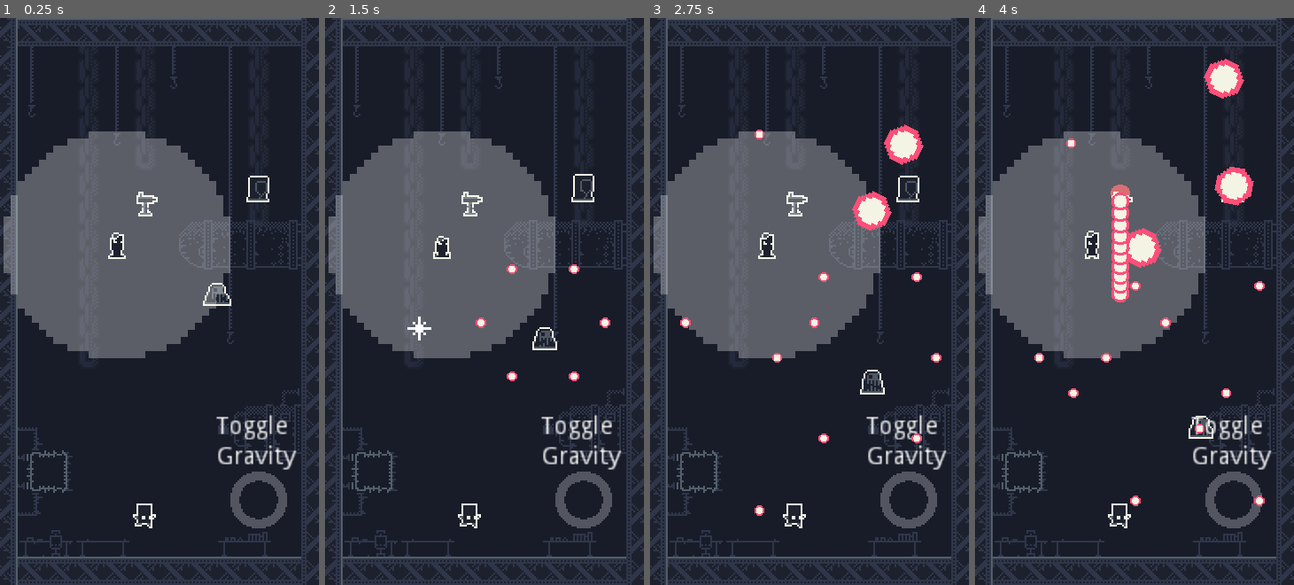
Above: before the commit, frames 1-4 (left to right).
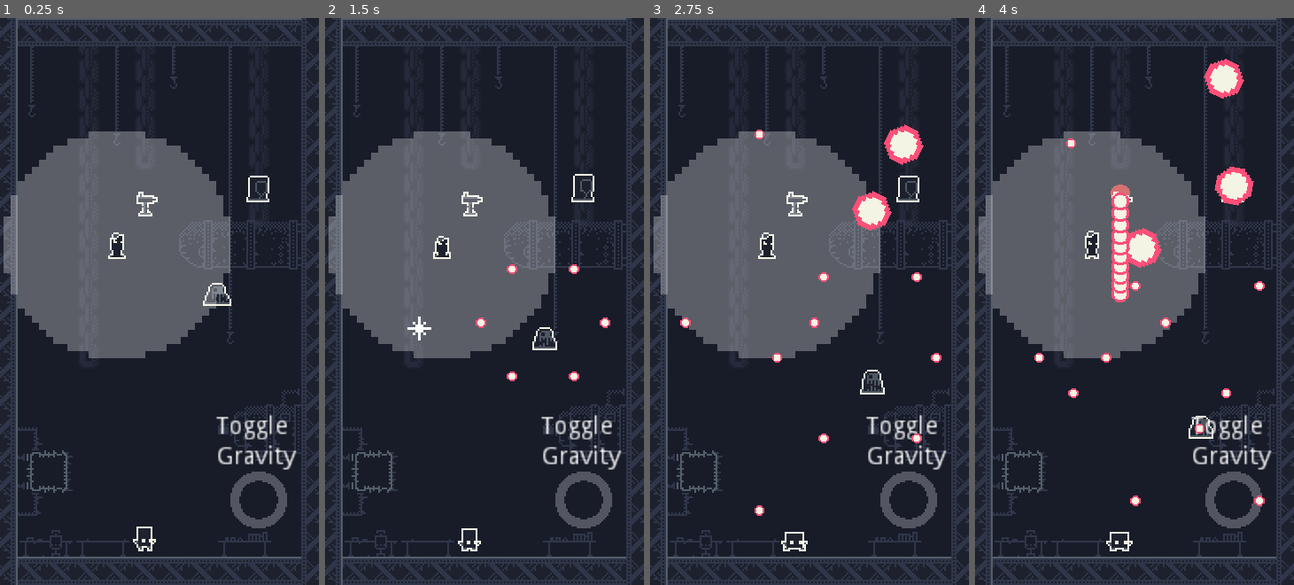
Above: after the commit, the same moments.

Repository: ARez2/BulletHellWeb
Game: Godot game, scene res://World.tscn
The game is run twice, just before and just after one commit, with the same random seed, the same clock (stepped at 60 frames per second) and the same inputs.
Inputs (mouse positions are in pixels of both pictures, inside the frame that each line leads up to):
- Up to frame 1 (0.25 s): no input
- Up to frame 2 (1.5 s): move the mouse to (554, 273) at 0.52 s; click (554, 273) at 0.67 s; move the mouse to (420, 329) at 1.27 s; click (420, 329) at 1.42 s
- Up to frame 3 (2.75 s): move the mouse to (841, 176) at 2.02 s; click (841, 176) at 2.17 s
- Up to frame 4 (4 s): move the mouse to (1118, 414) at 2.77 s; click (1118, 414) at 2.92 s; move the mouse to (1230, 386) at 3.52 s; click (1230, 386) at 3.67 s

The runs differ from the first frame. In frame 1, 0.2% of the frame differs, in the area x 41-49%, y 85-95%; in frame 2, 0.2%; in frame 3, 0.2%, in the area x 41-50%, y 85-95%; in frame 4, 0.2%.

Commit message:
First version of new control scheme

Diff:
--- a/Autoload/ObjectManager.gd
+++ b/Autoload/ObjectManager.gd
@@ -15,6 +15,8 @@
 
 
 func add_particles(parts : CPUParticles2D, pos : Vector2) -> void:
+	if parts == null or is_instance_valid(parts):
+		return
 	if get_node_or_null("Particles") == null:
 		var b = Node.new()
 		b.name = "Particles"
--- a/Scenes/Enemies/Exploder.gd
+++ b/Scenes/Enemies/Exploder.gd
@@ -22,6 +22,8 @@
 func explode() -> void:
 	exploding = true
 	yield(get_tree().create_timer(TimeBeforeExplosion), "timeout")
+	if !is_instance_valid(self):
+		return
 	var p = $CPUParticles2D
 	remove_child(p)
 	yield(get_tree(), "physics_frame")
--- a/Scenes/Player/Player.gd
+++ b/Scenes/Player/Player.gd
@@ -6,15 +6,23 @@
 export var Sensitivity := 10 # 65 for 1:1 scale
 export var MaxSpeed := 800
 export var Gravity := 10
+export var FloorSpeed := 4
+export var FloorDeAccel := 13.0
+export var AirSpeed := 1
+export var AirDeAccel := 10
+export var JumpPower := 400
+export var MinJumpMouseMovement := 50
 
 # ----------- NORMAL -----------
 var pressed_down := false
 var mouse_movement := Vector2()
 var initial_pos := Vector2()
-var velocity := Vector2()
+var horizontal_velocity := Vector2()
+var vertical_velocity := Vector2()
+var last_velocity := Vector2()
 var playersize := 8
 var tilemap_size := 16
-var min_vel_diff := 50
+var min_vel_diff := 25
 var last_side_hit = 0.0
 
 # ----------- ONREADY -----------
@@ -50,21 +58,40 @@
 
 	# ----------- VELOCITY CALC -----------
 	var v_len := 0.0
+	var mouse_pos = get_viewport().get_mouse_position()
 	if pressed_down:
-		var mouse_pos = get_viewport().get_mouse_position()
-		velocity = initial_pos.direction_to(mouse_pos)
-		velocity *= (mouse_pos - initial_pos).length() * 4
+		horizontal_velocity = initial_pos.direction_to(mouse_pos)
+		if is_on_floor() or on_floor:
+			horizontal_velocity *= initial_pos.distance_to(mouse_pos) * FloorSpeed
+			#horizontal_velocity.y = 0
 
-		crosshair_inner.global_position = mouse_pos
-		crosshair_outer.global_position = initial_pos
+			if mouse_movement.y < -MinJumpMouseMovement and on_floor:
+				jump()
+		else:
+			vertical_velocity.y += Gravity
+			horizontal_velocity *= initial_pos.distance_to(mouse_pos) * AirSpeed
+
 	else:
-		velocity = velocity * 0.97
-		velocity.y += Gravity
-		mouse_movement = Vector2.ZERO
+		if is_on_floor() or on_floor:
+			horizontal_velocity = horizontal_velocity.linear_interpolate(Vector2.ZERO, FloorDeAccel * delta)
+			vertical_velocity.y = 0
+		else:
+			vertical_velocity.y += Gravity
+			horizontal_velocity = horizontal_velocity.linear_interpolate(Vector2.ZERO, AirDeAccel * delta)
+
+	vertical_velocity.x = 0
+	horizontal_velocity.y = 0
+
+	horizontal_velocity.x = clamp(horizontal_velocity.x, -MaxSpeed, MaxSpeed)
+	vertical_velocity.y = clamp(vertical_velocity.y, -MaxSpeed, MaxSpeed)
+
+	var velocity := horizontal_velocity + vertical_velocity
 	v_len = velocity.length()
 
 
 	# ----------- VISUAL STUFF -----------
+	crosshair_inner.global_position = mouse_pos
+	crosshair_outer.global_position = initial_pos
 	crosshair_inner.visible = pressed_down
 	crosshair_outer.visible = pressed_down
 
@@ -73,15 +100,13 @@
 			$Sprite.play("run")
 		else:
 			$Sprite.play("idle")
-	else:
-		$Sprite.play("jump")
 
-	if velocity != Vector2.ZERO:
-		$Sprite.flip_h = velocity.x < 0
+	if horizontal_velocity != Vector2.ZERO:
+		$Sprite.flip_h = horizontal_velocity.x < 0
 
 
 	# ----------- MOVE -----------
-	velocity = move_and_slide(velocity + mouse_movement)# - mouse_movement
+	velocity = move_and_slide(velocity)
 
 
 	# ----------- POST MOVE -----------
@@ -91,6 +116,7 @@
 	  and v_len > 100:
 		smash(v_len)
 	mouse_movement = Vector2.ZERO
+	last_velocity = velocity
 
 
 
@@ -111,6 +137,12 @@
 		camera.add_trauma(.2)
 
 
+func jump():
+	print("Jump")
+	$Sprite.play("jump")
+	vertical_velocity.y = -JumpPower
+
+
 func take_damage(amt) -> void:
 	print("Dmg: ", amt)
 
--- a/Scenes/Player/Player.tscn
+++ b/Scenes/Player/Player.tscn
@@ -259,7 +259,7 @@
 visible = false
 scale = Vector2( 0.09375, 0.09375 )
 frames = SubResource( 3 )
-frame = 2
+frame = 3
 playing = true
 
 [node name="FloorCheck" type="RayCast2D" parent="."]
--- a/World.tscn
+++ b/World.tscn
@@ -6,7 +6,6 @@
 [ext_resource path="res://Assets/crosshair.png" type="Texture" id=4]
 [ext_resource path="res://Scenes/Utils/PressurePlate.tscn" type="PackedScene" id=5]
 [ext_resource path="res://Assets/crosshair_inner.png" type="Texture" id=6]
-[ext_resource path="res://Assets/industrial.v2.png" type="Texture" id=7]
 
 [node name="World" type="Node2D" groups=["world"]]
 
@@ -18,7 +17,6 @@
 
 [node name="Player" parent="." instance=ExtResource( 2 )]
 position = Vector2( 88, 280 )
-Gravity = 0
 
 [node name="BulletHolder" type="Node" parent="." groups=["bullet_holder"]]
 
@@ -53,8 +51,4 @@
 text = "Toggle
 Gravity"
 
-[node name="Industrialv2" type="Sprite" parent="."]
-position = Vector2( 456, 192 )
-texture = ExtResource( 7 )
-
 [connection signal="trigger" from="PressurePlate" to="Player" method="_on_PressurePlate_trigger"]
Not shown: 1 places in World.tscn that only renumber resources
